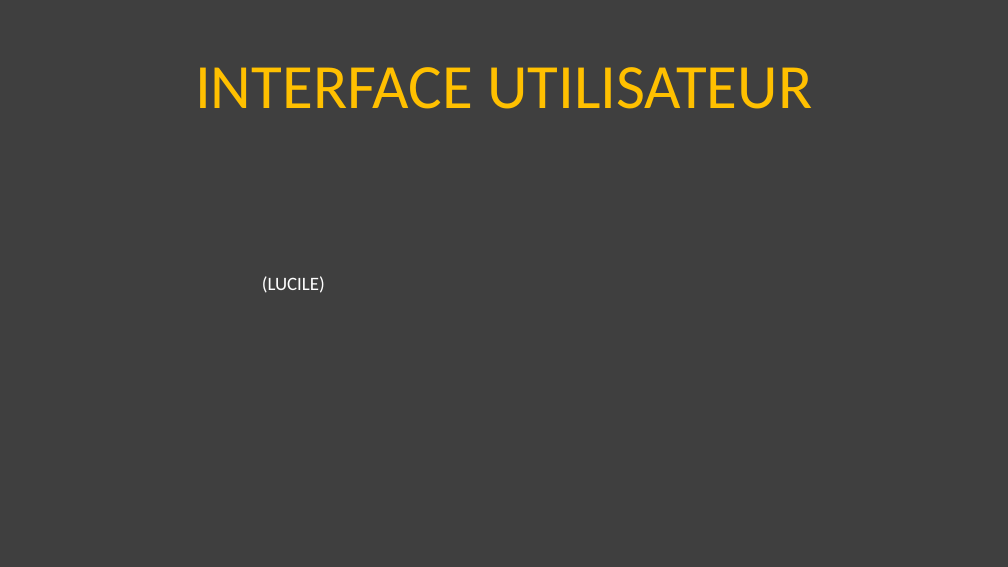
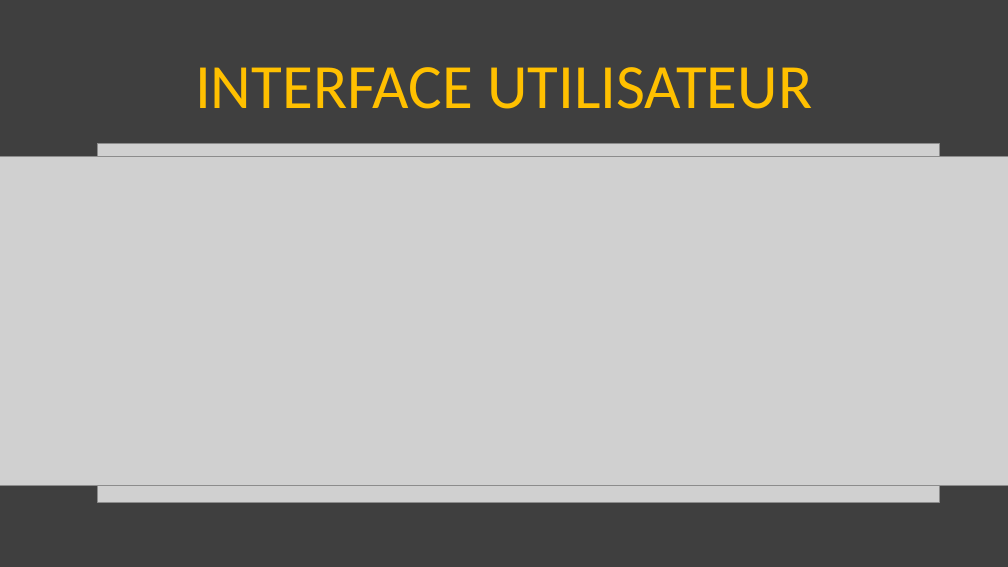
Before and after one commit to Victor-Mom/Projet-Tut-Documentation, a slide deck: slide 20 of Soutenance finale/soutenance_finale.pptx. Drawn at 1008x567 pixels with LibreOffice and Linux fonts; fonts in the diff are those of the drawing; grey boxes stand for pictures. Boxes give left, top, right and bottom in pixels: in the first picture for what was removed or moved away, otherwise in the second. Text is boxed around its words. In the diff, an @@ line names an element or a change of style, - is before the commit and + after.

Commit message:
Slides partie Lucile OK

```diff
--- a/Soutenance finale/soutenance_finale.pptx
+++ b/Soutenance finale/soutenance_finale.pptx
@@ picture added at [98,144,940,502] @@
@@ picture added at [164,144,849,502] @@
@@ picture added at [0,157,1008,485] @@
@@ text removed at [262,276,325,293] @@
-(LUCILE)
```
Also in this commit, not shown: 1 other slide changed, 3 slides added, 1 slide removed.
